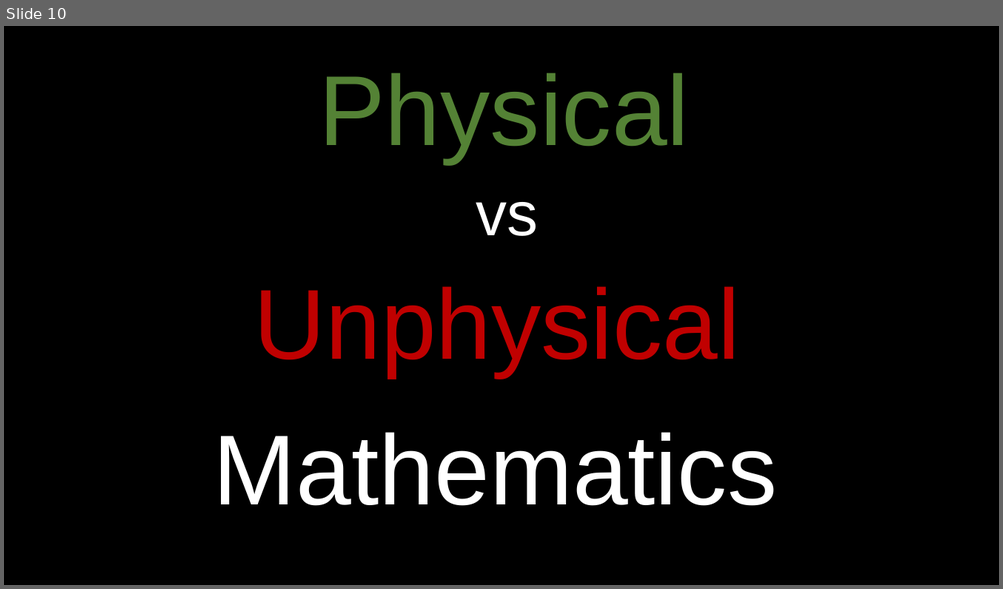
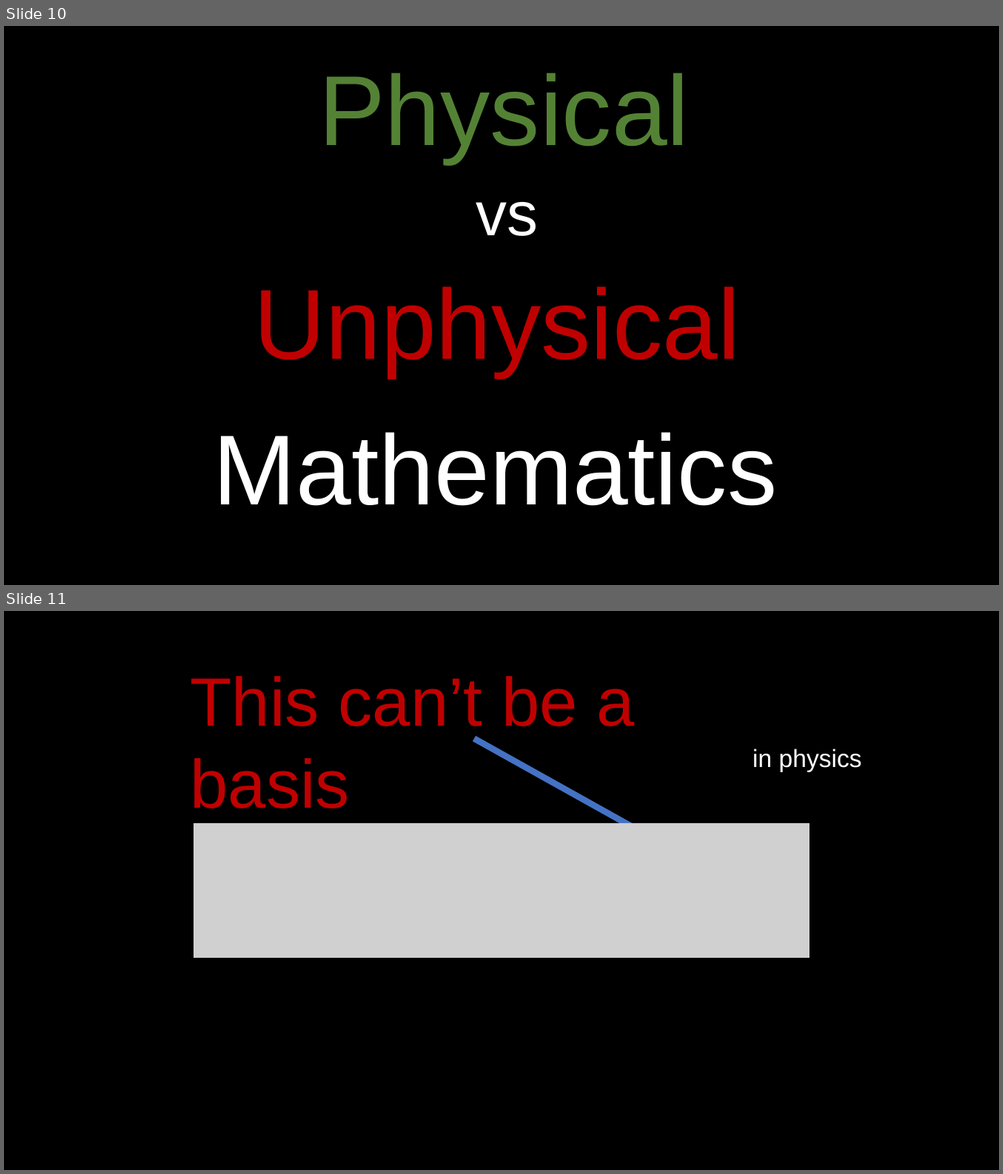
Before and after one commit to assumptionsofphysics/slides, a slide deck: 2025/2025Thumbnail.pptx. Shown one above the other, each under a label of ours: slide 10 before the commit, slides 10 and 11 after it. The pictures are 1003x589 and 1003x1174 pixels, drawn with LibreOffice and Linux fonts; fonts in the diff are those of the drawing; grey boxes stand for pictures; background and template pictures are left out. Boxes give left, top, right and bottom in pixels: in the first picture for what was removed or moved away, otherwise in the second. Text is boxed around its words. In the diff, an @@ line names an element or a change of style, - is before the commit and + after.

```diff
--- a/2025/2025Thumbnail.pptx
+++ b/2025/2025Thumbnail.pptx
@@ slide 11 added at box(4, 611, 999, 1170), background #000000 @@
@@ text added at box(190, 676, 634, 809), 66 pt, text #C00000 @@
+This can’t be a basis
@@ arrow added from (474, 738) to (692, 860), #4472C4 6 pt @@
@@ text added at box(752, 749, 862, 772), 24 pt, text #FFFFFF @@
+in physics
@@ picture added at box(193, 823, 809, 959) @@
```
Also in this commit, not shown: 1 other file.
